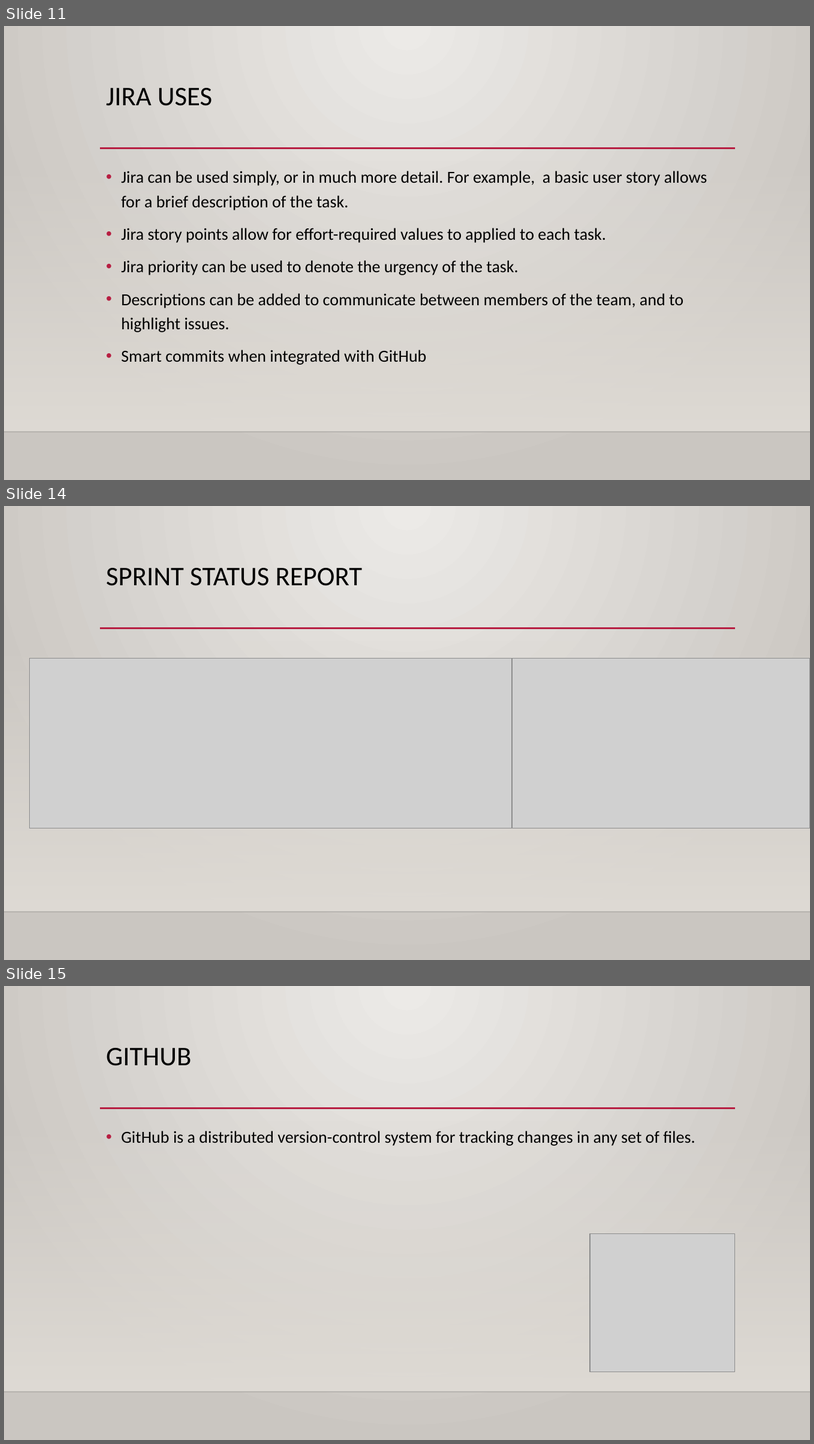
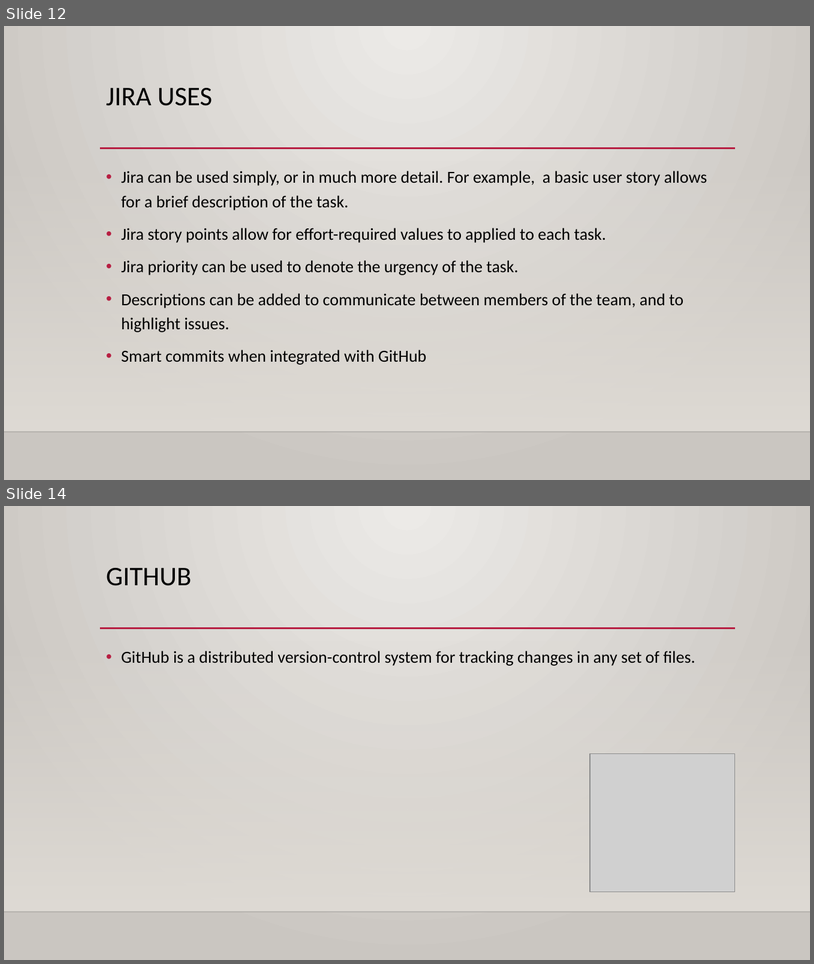
Before and after one commit to CharlesHerriott/IMS-Starter, a slide deck: Project-Documentation/IMS Starter presentation.pptx. Shown one above the other, each under a label of ours: slides 11, 14 and 15 before the commit, slides 12 and 14 after it; the slides between them are not shown. The pictures are 814x1444 and 814x964 pixels, drawn with LibreOffice and Linux fonts; fonts in the diff are those of the drawing; grey boxes stand for pictures; background and template pictures are left out. Boxes give left, top, right and bottom in pixels: in the first picture for what was removed or moved away, otherwise in the second. Text is boxed around its words. In the diff, an @@ line names an element or a change of style, - is before the commit and + after.

```diff
--- a/Project-Documentation/IMS Starter presentation.pptx
+++ b/Project-Documentation/IMS Starter presentation.pptx
@@ slide 14 removed at [4,506,810,960], background gradient #ECEAE7 to #CAC7C1; not listed: 3 template elements that a slide beside it also shows @@
@@ title removed at [106,568,363,586] @@
-SPRINT STATUS REPORT
@@ picture removed at [29,658,512,828] @@
@@ picture removed at [513,658,810,828] @@
@@ what was slide 11 is now slide 12 @@
@@ what was slide 15 is now slide 14 @@
```
Also in this commit, not shown: 3 slides changed, 17 slides added, 21 other slides removed, 15 other files.
